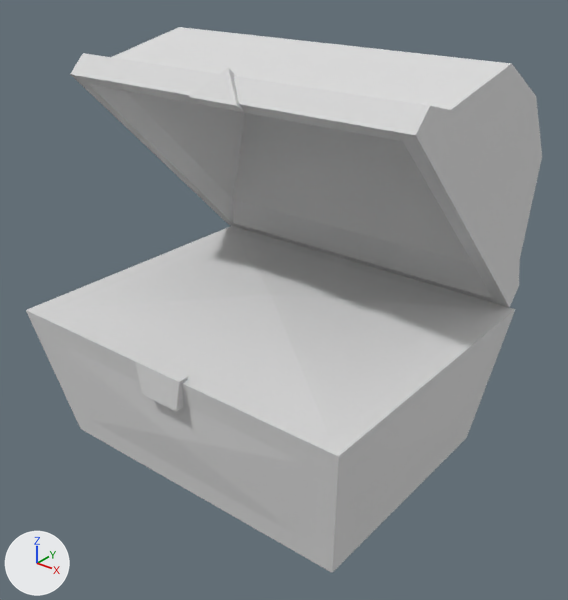
The glTF model models/ultimate-pack/low-poly-10/m/fantasy-chest.glb as it was, and as the next commit left it.
The view is the same before and after, from a 50 mm camera at (1.158, -1.361, 1.278) aimed at (0.052, 0.021, 0.421). Arrows for +X, +Y and +Z are at lower left; the lights stay in place. The first picture is the older version. Where no turn or scale is listed for an object, it has been applied to the vertices.

The first picture shows 'chest-base', 'chest-top'.
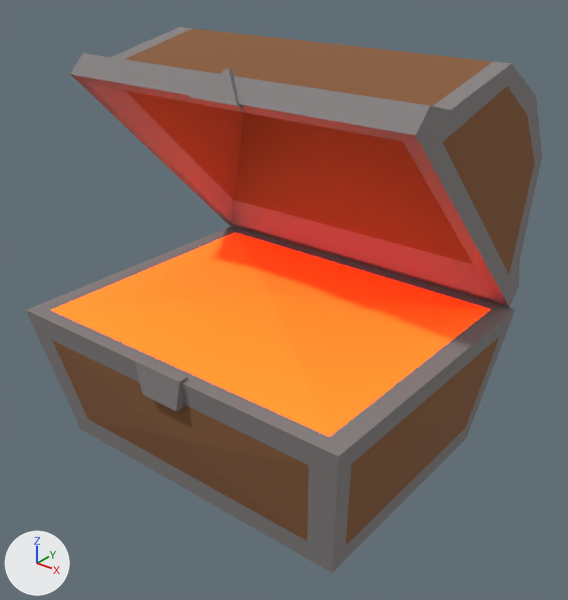
What differs and where, as boxes [x1, y1, x2, y2] in the pictures (568 x 600 px):
'chest-base', recoloured, surface changed (darker)
    both: [26, 226, 515, 573]
'chest-top', recoloured, surface changed (darker)
    both: [70, 27, 542, 308]

What changed in the scene script:
```text
Change mat_20_grey:
    mat_20_grey.metallic: 0.4 -> 0.0
    mat_20_grey.base_color: (0.8, 0.8, 0.8) -> (0.242, 0.223, 0.223)  # white #e7e7e7 -> grey #878282
Change mat_11_brown_medium:
    mat_11_brown_medium.metallic: 0.4 -> 0.0
    mat_11_brown_medium.base_color: (0.8, 0.8, 0.8) -> (0.246, 0.105, 0.0409)  # white #e7e7e7 -> brown #885b39
Change mat_61_emission_orange:
    mat_61_emission_orange.metallic: 0.4 -> 0.0
    mat_61_emission_orange.base_color: (0.8, 0.8, 0.8) -> (0.956, 0.381, 0.0262)  # white #e7e7e7 -> orange #faa62d
    add mat_61_emission_orange.emission_color = (4.063, 0.0, 0.0)  # red #ff0000
    add mat_61_emission_orange.emission_strength = 1.0
```
